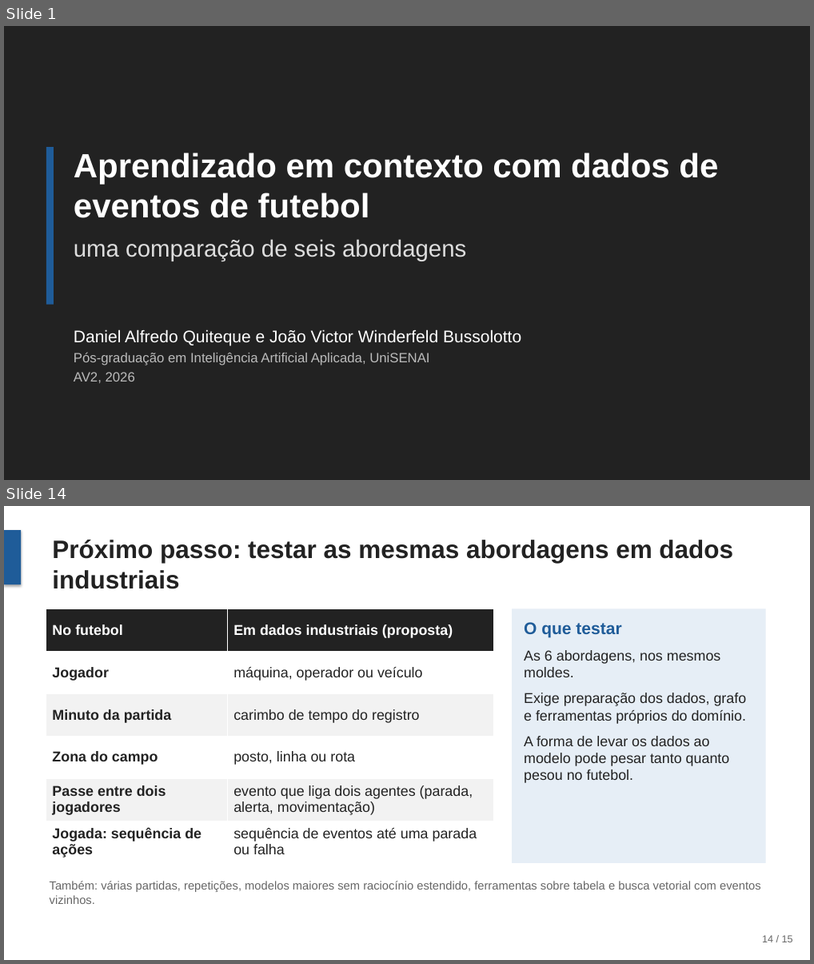
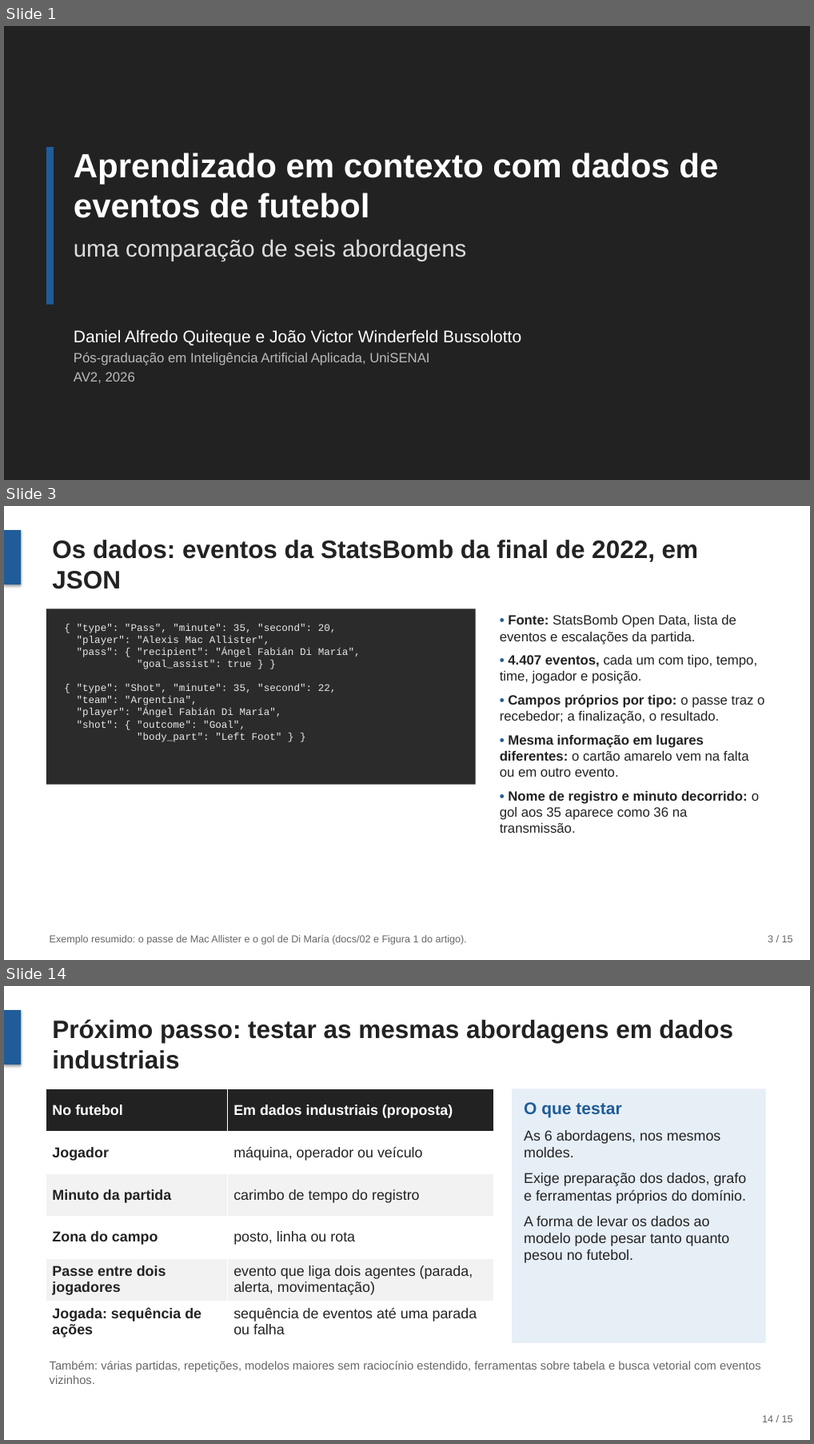
Before and after one commit to joaowinderfeldbussolotto/football-tactics-knowledge-graph, a slide deck: apresentacao/apresentacao.pptx. Shown one above the other, each under a label of ours: slides 1 and 14 before the commit, slides 1, 3 and 14 after it; the slides between them are not shown. The pictures are 814x964 and 814x1444 pixels, drawn with LibreOffice and Linux fonts; fonts in the diff are those of the drawing. Boxes give left, top, right and bottom in pixels: in the first picture for what was removed or moved away, otherwise in the second. Text is boxed around its words. In the diff, an @@ line names an element or a change of style, - is before the commit and + after.

```diff
--- a/apresentacao/apresentacao.pptx
+++ b/apresentacao/apresentacao.pptx
@@ slide 3 added at (x1=4, y1=506, x2=810, y2=960), background #FFFFFF @@
@@ rectangle added at (x1=4, y1=530, x2=21, y2=584), fill #1F5C99 @@
@@ title added at (x1=52, y1=540, x2=699, y2=589), 30 pt, text #222222, bold @@
+Os dados: eventos da StatsBomb da final de 2022, em JSON
@@ rectangle added at (x1=46, y1=609, x2=476, y2=784), fill #2B2B2B @@
@@ text added at (x1=77, y1=624, x2=361, y2=742), 12 pt, text #E8E8E8 @@
+{ "type": "Pass", "minute": 35, "second": 20,
+"player": "Alexis Mac Allister",
+"pass": { "recipient": "Ángel Fabián Di María",
+"goal_assist": true } }
+{ "type": "Shot", "minute": 35, "second": 22,
+"team": "Argentina",
+"player": "Ángel Fabián Di María",
+"shot": { "outcome": "Goal",
+"body_part": "Left Foot" } }
@@ text added at (x1=500, y1=615, x2=765, y2=832), 16 pt, text #222222 @@
+• Fonte: StatsBomb Open Data, lista de eventos e escalações da partida.
+• 4.407 eventos, cada um com tipo, tempo, time, jogador e posição.
+• Campos próprios por tipo: o passe traz o recebedor; a finalização, o resultado.
+• Mesma informação em lugares diferentes: o cartão amarelo vem na falta ou em outro evento.
+• Nome de registro e minuto decorrido: o gol aos 35 aparece como 36 na transmissão.
@@ text added at (x1=50, y1=935, x2=467, y2=944), 12 pt, text #666666 @@
+Exemplo resumido: o passe de Mac Allister e o gol de Di María (docs/02 e Figura 1 do artigo).
@@ text added at (x1=768, y1=935, x2=794, y2=942), 12 pt, text #666666 @@
+3 / 15
```
Also in this commit, not shown: 9 slides changed, 2 other slides added, 3 slides removed, 2 other files.
